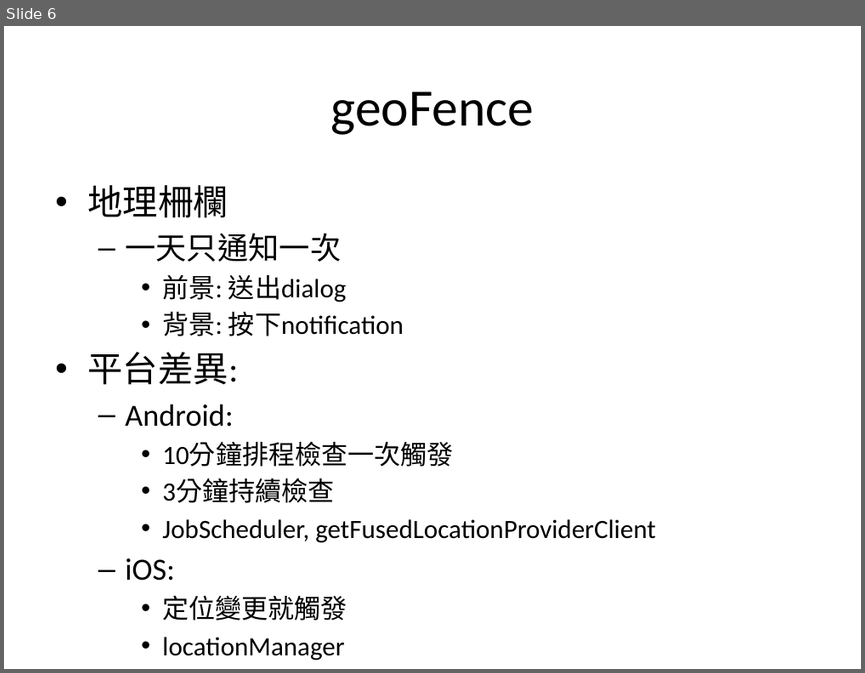
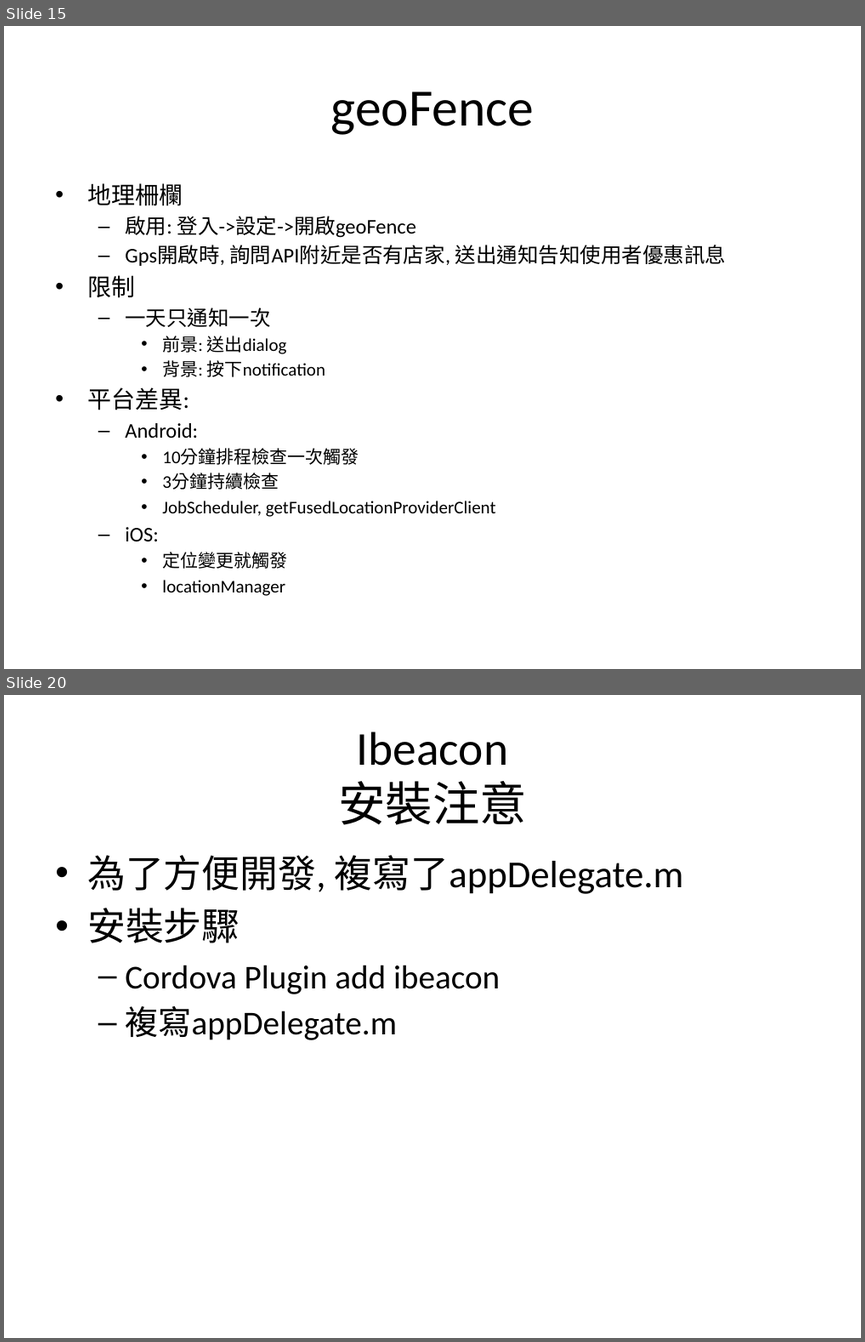
Before and after one commit to kodakjerec/myWebView, a slide deck: sequence/SCMobile負責項目.pptx. Shown one above the other, each under a label of ours: slide 6 before the commit, slides 15 and 20 after it; the slides between them are not shown. The pictures are 865x673 and 865x1342 pixels, drawn with LibreOffice and Linux fonts; fonts in the diff are those of the drawing. Boxes give left, top, right and bottom in pixels: in the first picture for what was removed or moved away, otherwise in the second. Text is boxed around its words. In the diff, an @@ line names an element or a change of style, - is before the commit and + after.

```diff
--- a/sequence/SCMobile負責項目.pptx
+++ b/sequence/SCMobile負責項目.pptx
@@ slide 20 added at (x1=4, y1=695, x2=861, y2=1338), background #FFFFFF @@
@@ title added at (x1=338, y1=732, x2=527, y2=825), 39.6 pt, text #000000 @@
+Ibeacon
+安裝注意
@@ text added at (x1=87, y1=855, x2=684, y2=1040), 28 pt, text #000000 @@
+• 為了方便開發, 複寫了appDelegate.m
+• 安裝步驟
+  – Cordova Plugin add ibeacon
+  – 複寫appDelegate.m
@@ what was slide 6 is now slide 15 @@
@@ slide 15 changed as well @@
@@ text at (x1=87, y1=183, x2=496, y2=596): size 29.6 to 20 pt in "地理柵欄", "平台差異:"; size 25.9 to 17.5 pt in "一天只通知一次", "Android:", "iOS:"; size 22.2 to 15 pt in "前景: 送出dialog", "背景: 按下notification", "10分鐘排程檢查一次觸發", "3分鐘持續檢查" and 3 more places; less space between paragraphs @@
@@ text at (x1=87, y1=216, x2=726, y2=298): paragraphs added @@
+  – 啟用: 登入->設定->開啟geoFence
+  – Gps開啟時, 詢問API附近是否有店家, 送出通知告知使用者優惠訊息
+• 限制
```
Also in this commit, not shown: 4 other slides changed, 15 other slides added, 1 slide removed, 11 other files.
